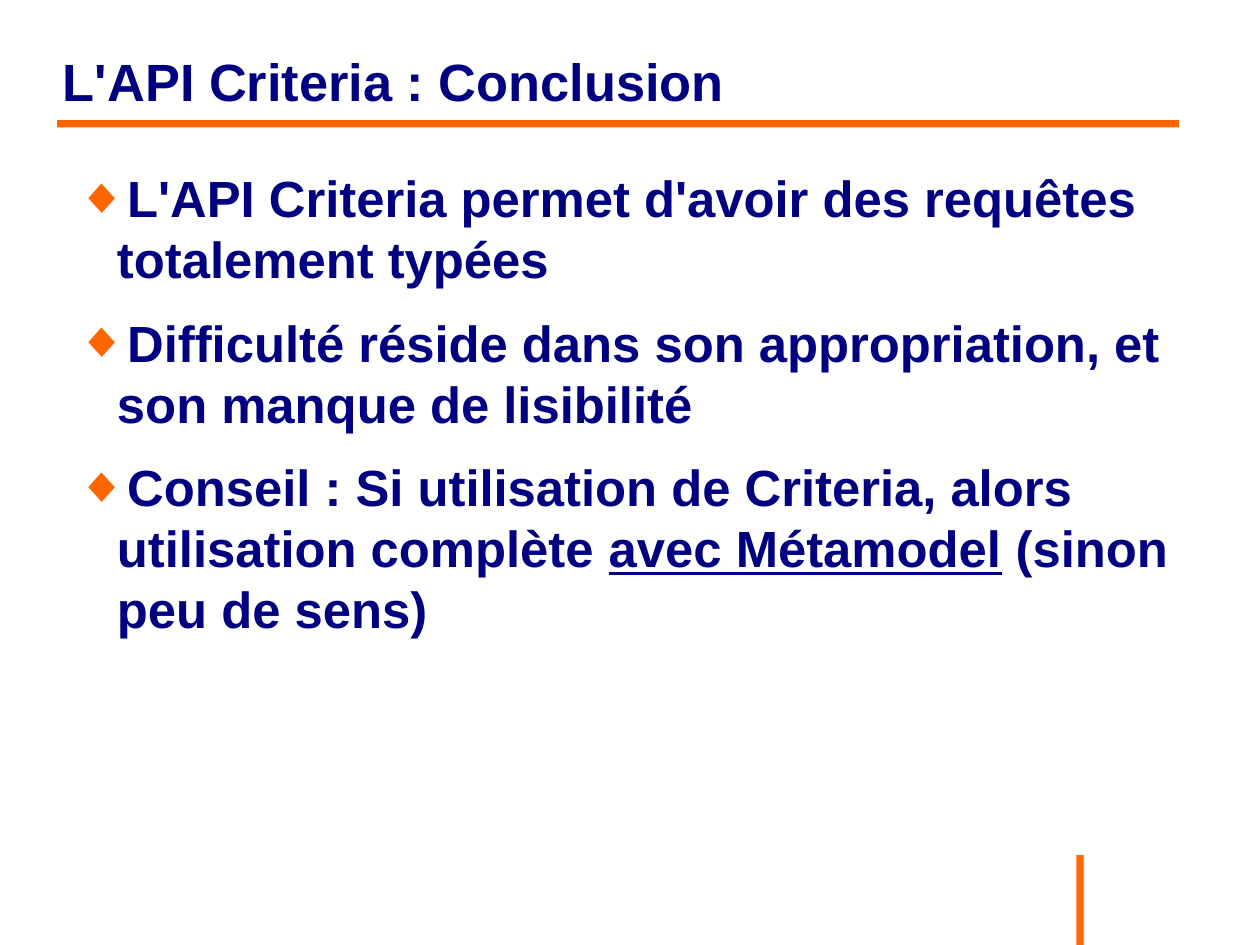
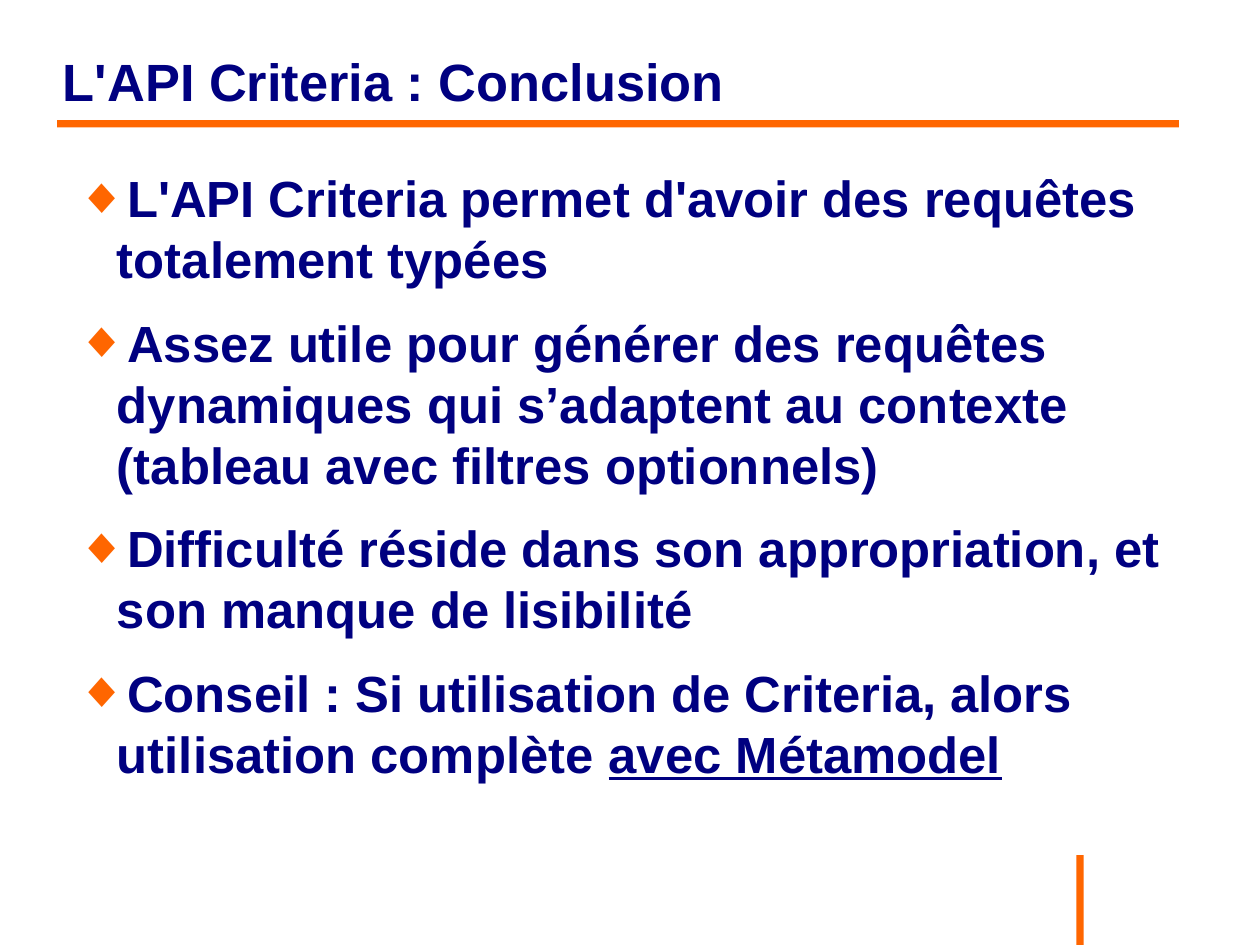
Before and after one commit to philphils/formation-hibernate-basique, a slide deck: slide 152 of Documentation/diapo_formation_hibernate.odp (slide 150 before the commit). Drawn at 1260x945 pixels with LibreOffice and Linux fonts; fonts in the diff are those of the drawing; background and template pictures are left out. Boxes give left, top, right and bottom in pixels: in the first picture for what was removed or moved away, otherwise in the second. Text is boxed around its words. In the diff, an @@ line names an element or a change of style, - is before the commit and + after.

```diff
--- a/Documentation/diapo_formation_hibernate.odp
+++ b/Documentation/diapo_formation_hibernate.odp
@@ text at [117,324,1068,494]: paragraph added @@
+◆ Assez utile pour générer des requêtes dynamiques qui s’adaptent au contexte (tableau avec filtres optionnels)
@@ text at [117,675,1072,783]: text changed @@
-◆ Conseil : Si utilisation de Criteria, alors utilisation complète avec Métamodel (sinon peu de sens)
+◆ Conseil : Si utilisation de Criteria, alors utilisation complète avec Métamodel
```
Also in this commit, not shown: 41 other slides changed, 4 slides added.
